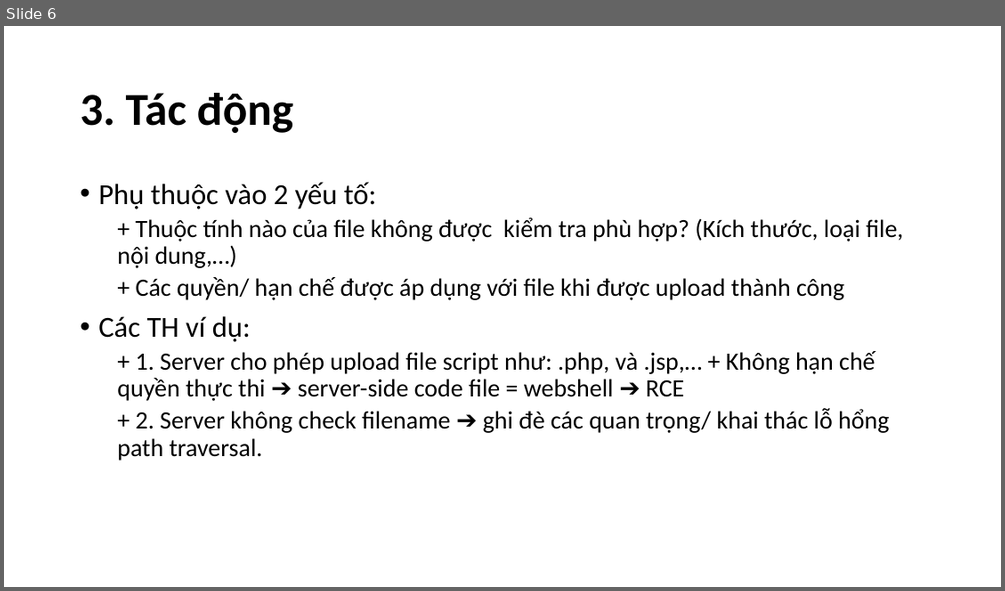
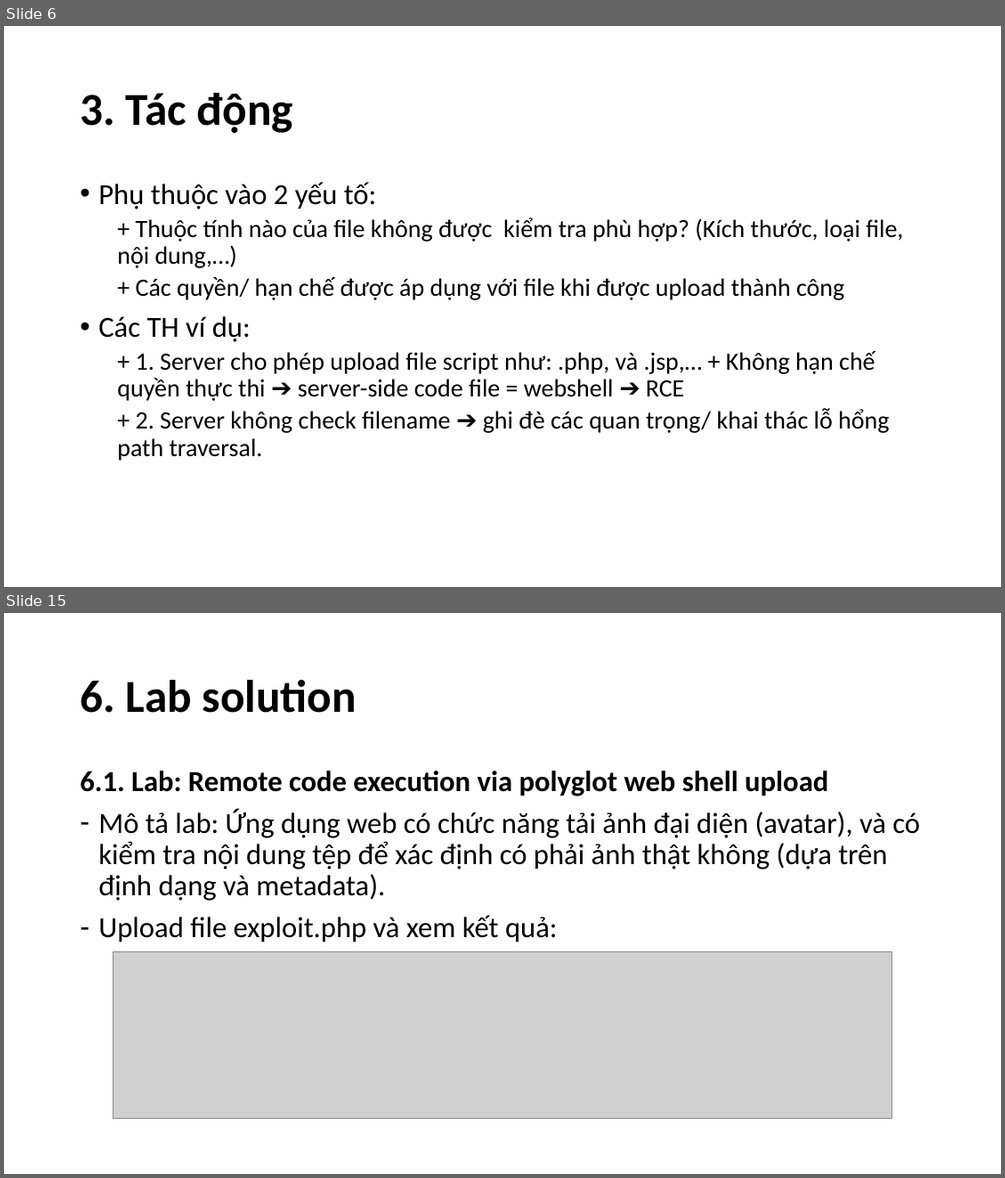
Before and after one commit to n33r9/PortSwigger_labs_note, a slide deck: week3.2.file_upload/file_upload.pptx. Shown one above the other, each under a label of ours: slide 6 before the commit, slides 6 and 15 after it; the slides between them are not shown. The pictures are 1005x591 and 1005x1178 pixels, drawn with LibreOffice and Linux fonts; fonts in the diff are those of the drawing; grey boxes stand for pictures. Boxes give left, top, right and bottom in pixels: in the first picture for what was removed or moved away, otherwise in the second. Text is boxed around its words. In the diff, an @@ line names an element or a change of style, - is before the commit and + after.

```diff
--- a/week3.2.file_upload/file_upload.pptx
+++ b/week3.2.file_upload/file_upload.pptx
@@ slide 15 added at (x1=4, y1=613, x2=1001, y2=1174), background #FFFFFF @@
@@ title added at (x1=80, y1=680, x2=356, y2=713), 44 pt, text #000000, bold @@
+6. Lab solution
@@ text added at (x1=80, y1=771, x2=920, y2=942), 28 pt, text #000000 @@
+6.1. Lab: Remote code execution via polyglot web shell upload
+– Mô tả lab: Ứng dụng web có chức năng tải ảnh đại diện (avatar), và có kiểm tra nội dung tệp để xác định có phải ảnh thật không (dựa trên định dạng và metadata).
+– Upload file exploit.php và xem kết quả:
@@ picture added at (x1=113, y1=952, x2=891, y2=1119) @@
```
Also in this commit, not shown: 5 slides changed, 13 other slides added.
